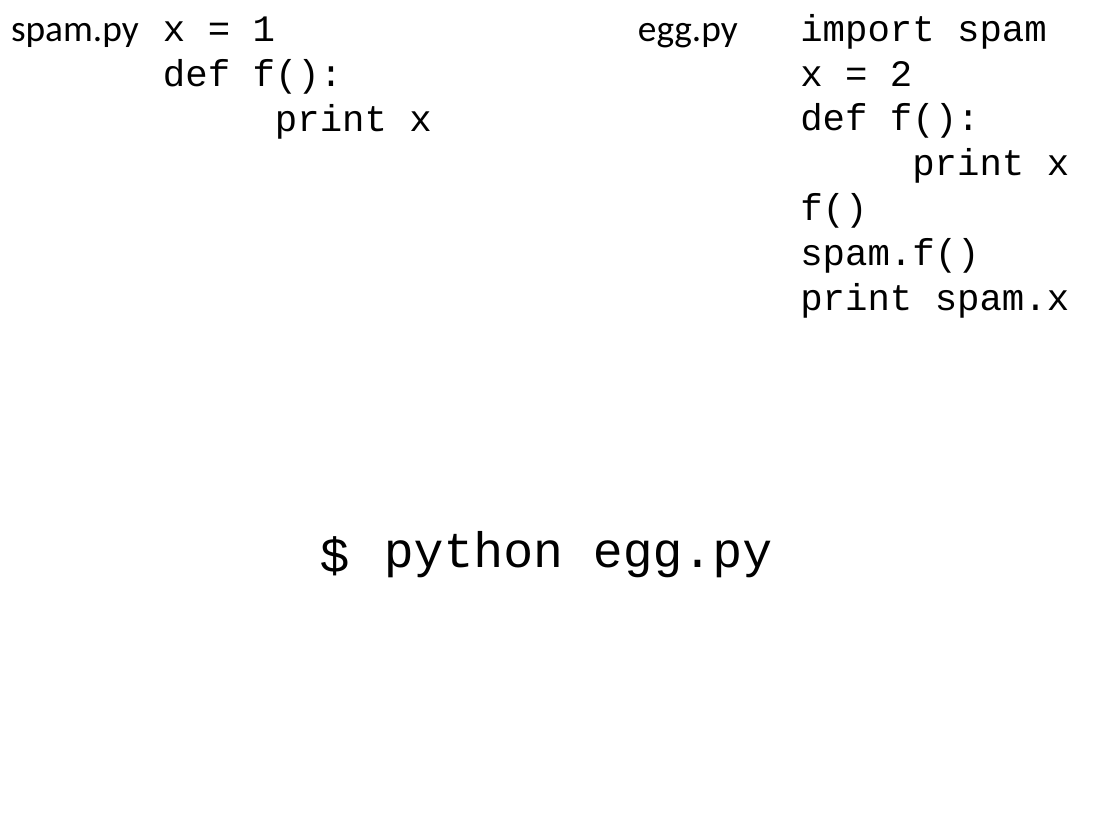
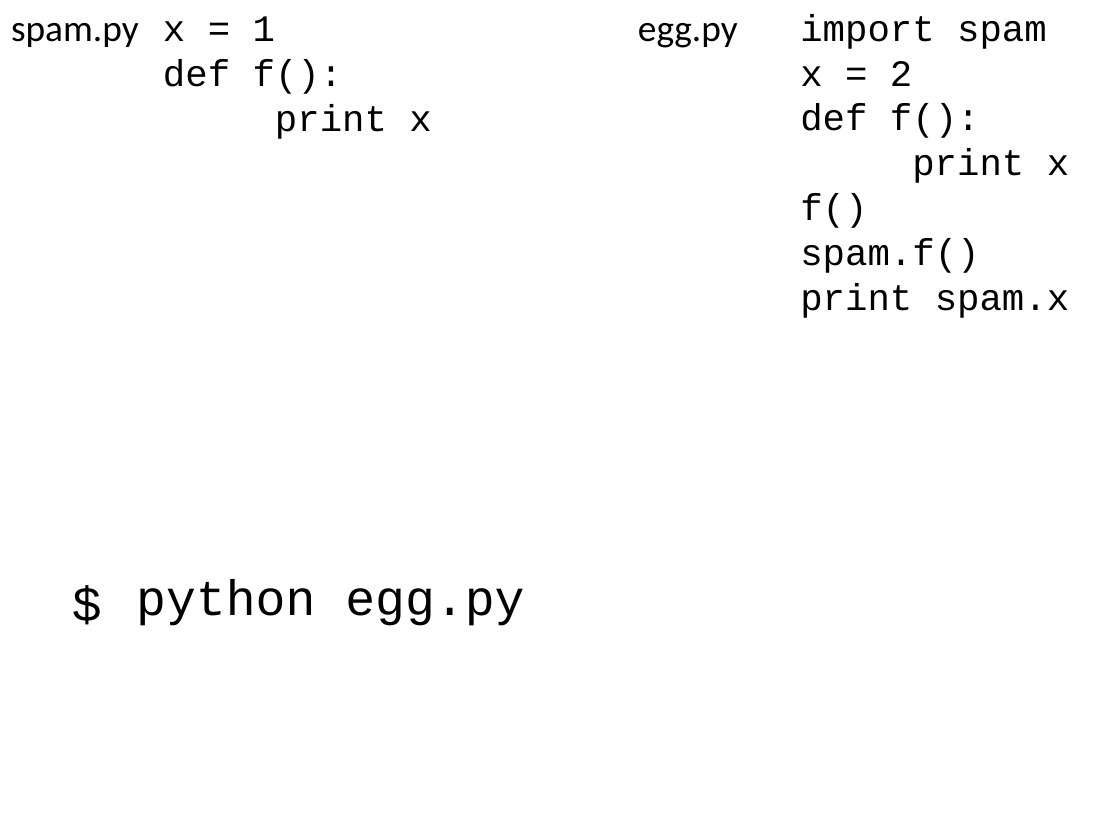
Before and after one commit to parmentelat/flotpython-archive, a slide deck: slide 1 of semaine4/CO12AL-W4-VIDEO02-SLIDE01.pptx. Drawn at 1120x840 pixels with LibreOffice and Linux fonts; fonts in the diff are those of the drawing. Boxes give left, top, right and bottom in pixels: in the first picture for what was removed or moved away, otherwise in the second. Text is boxed around its words. In the diff, an @@ line names an element or a change of style, - is before the commit and + after.

```diff
--- a/semaine4/CO12AL-W4-VIDEO02-SLIDE01.pptx
+++ b/semaine4/CO12AL-W4-VIDEO02-SLIDE01.pptx
@@ text "$": place and size @@
-text "$" at (309,517,377,589)
+text "$" at (60,566,129,637)
@@ text "python egg.py": place and size @@
-text "python egg.py" at (384,531,772,578)
+text "python egg.py" at (136,579,524,626)
```
Also in this commit, not shown: 5 other files.
